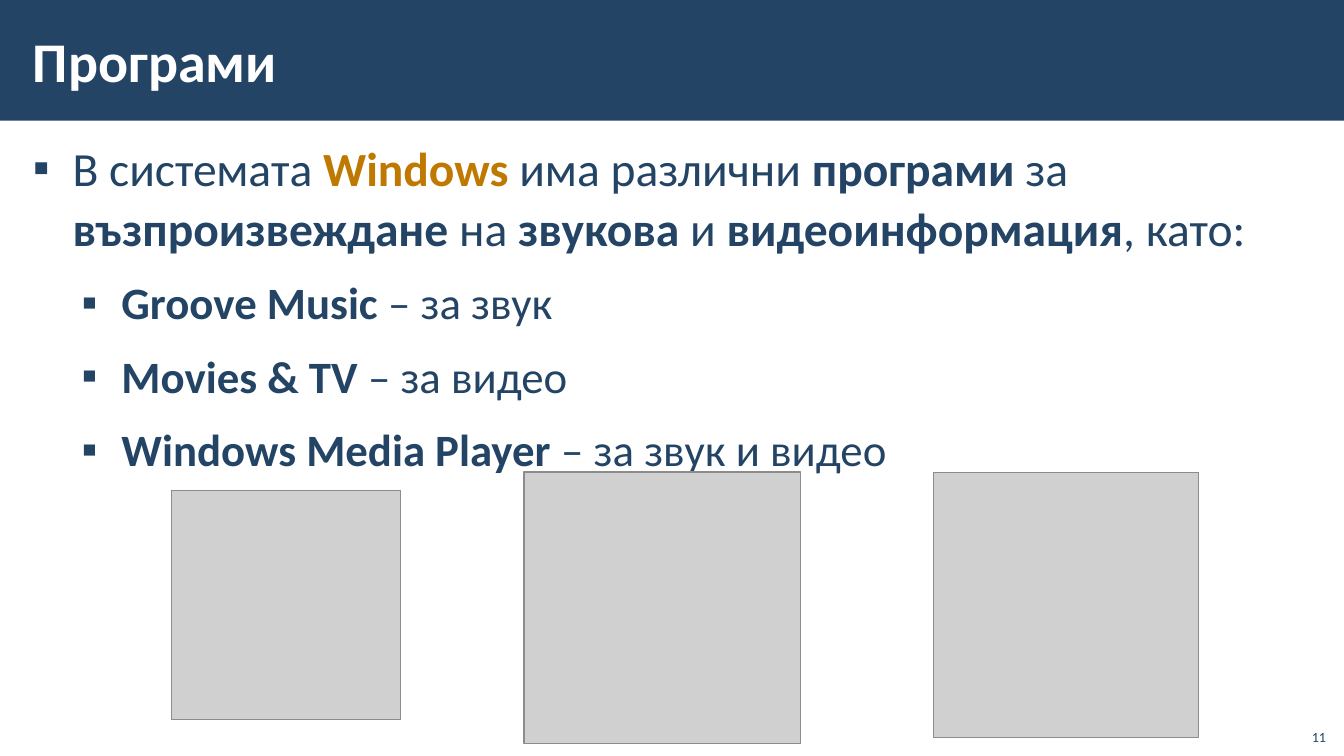
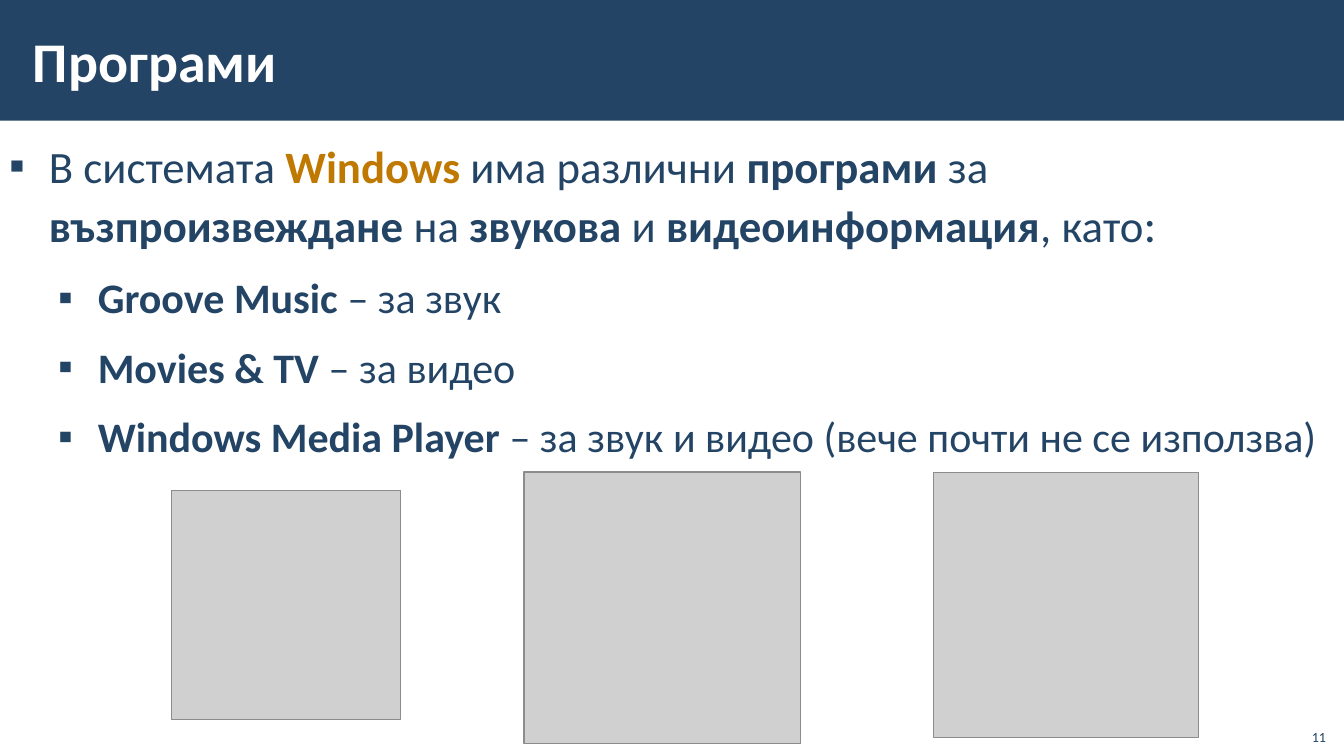
Before and after one commit to BG-IT-Edu/School-Programming, a slide deck: slide 11 of Courses/Computer-Modeling-and-IT/Computer-Modeling-and-IT-5-Class/10-Working-With-Sound-and-Video-Information/10-Working-With-Sound-and-Video-Information.pptx. Drawn at 1344x756 pixels with LibreOffice and Linux fonts; fonts in the diff are those of the drawing; grey boxes stand for pictures; background and template pictures are left out. Boxes give left, top, right and bottom in pixels: in the first picture for what was removed or moved away, otherwise in the second. Text is boxed around its words. In the diff, an @@ line names an element or a change of style, - is before the commit and + after.

```diff
--- a/Courses/Computer-Modeling-and-IT/Computer-Modeling-and-IT-5-Class/10-Working-With-Sound-and-Video-Information/10-Working-With-Sound-and-Video-Information.pptx
+++ b/Courses/Computer-Modeling-and-IT/Computer-Modeling-and-IT-5-Class/10-Working-With-Sound-and-Video-Information/10-Working-With-Sound-and-Video-Information.pptx
@@ text "В системата Windows има различни ...": place and size @@
-text "В системата Windows има различни ..." at bbox=[73, 152, 1246, 478]
+text "В системата Windows има различни ..." at bbox=[49, 151, 1317, 459]
@@ text at bbox=[49, 151, 1144, 390]: size 34 to 32 pt in "В системата Windows има различни програми за ..."; size 32 to 30 pt in "Groove Music – за звук", "Movies & TV – за видео" @@
@@ text at bbox=[98, 421, 1317, 459]: text changed; size 32 to 30 pt; bold off @@
-  ▪ Windows Media Player – за звук и видео
+  ▪ Windows Media Player – за звук и видео (вече почти не се използва)
```
Also in this commit, not shown: 5 other slides changed, 2 slides added.
